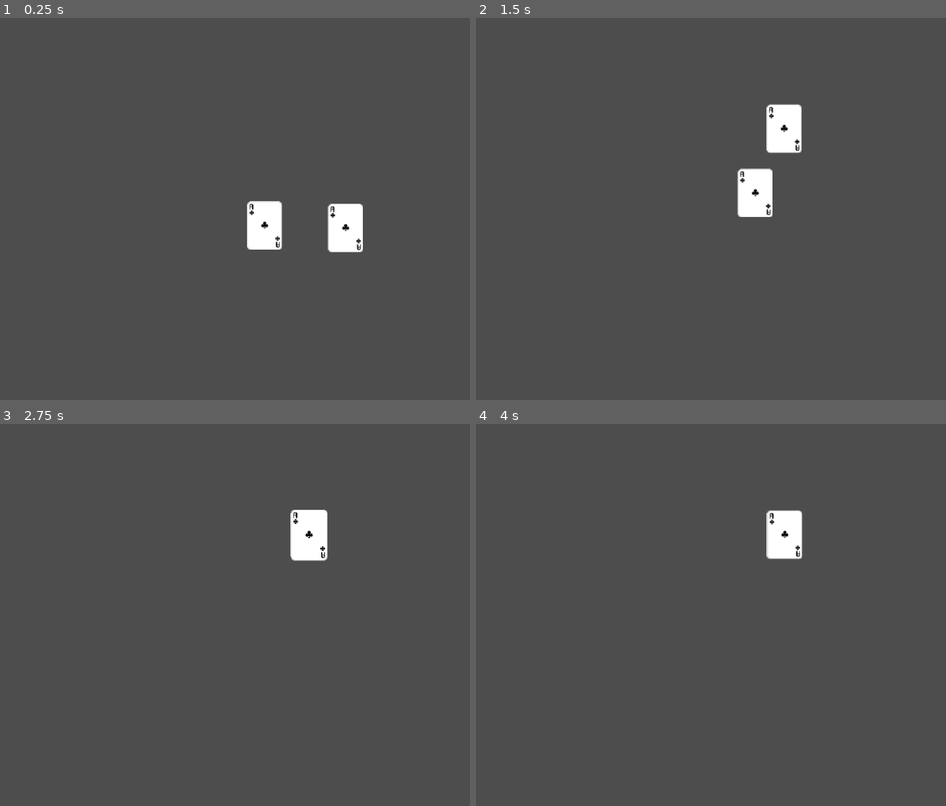
Above: before the commit, frames 1-4 (two rows, left to right).
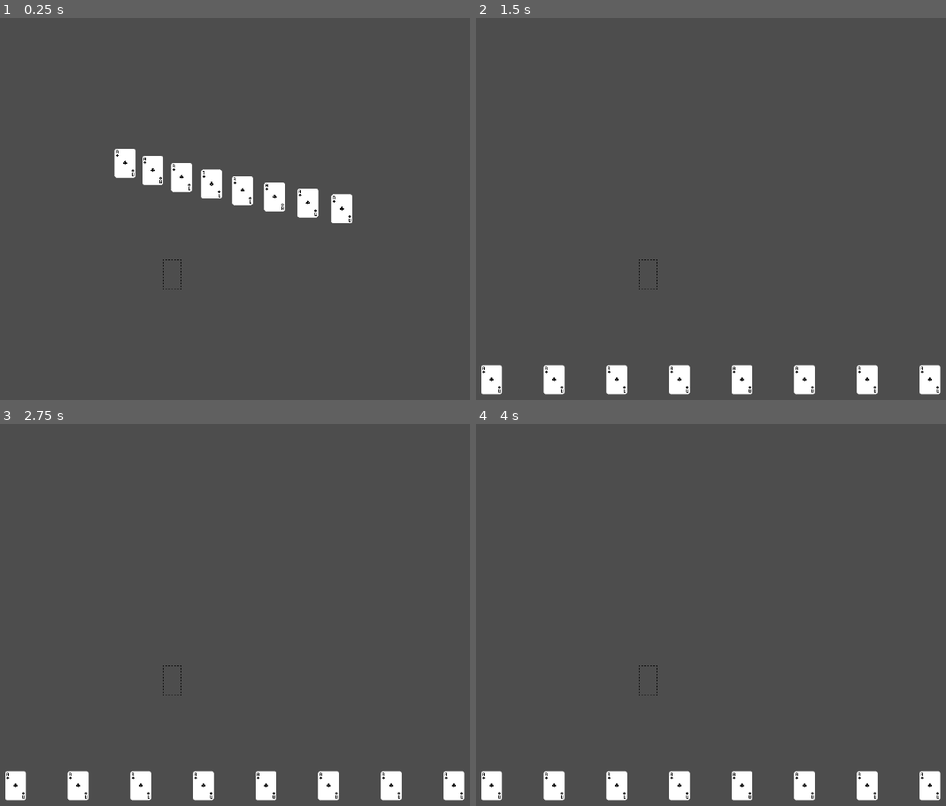
Above: after the commit, the same moments.

Repository: Otaibifmf/card-game
Game: Godot game, scene res://Main.tscn
Two runs of this game, one before a commit and one after it. Both use one fixed random seed, a clock stepped at 60 frames per second and the inputs below.
Inputs (mouse positions are in pixels of both pictures, inside the frame that each line leads up to):
- Up to frame 1 (0.25 s): no input
- Up to frame 2 (1.5 s): drag from (823, 228) to (786, 128) at 0.52 s; drag from (739, 224) to (786, 128) at 1.27 s
- Up to frame 3 (2.75 s): tap Enter at 2 s; move the mouse to (310, 534) at 2.02 s; click (310, 534) at 2.17 s
- Up to frame 4 (4 s): tap Space at 2.75 s; drag from (678, 702) to (786, 534) at 2.77 s; tap Enter at 3.5 s; move the mouse to (927, 683) at 3.52 s; click (927, 683) at 3.67 s

The runs differ from the first frame. In frame 1, 4.0% of the frame differs, in the area x 24-78%, y 34-72%; in frame 2, 4.7%, in the area x 1-99%, y 22-99%; in frame 3, 3.9%; in frame 4, 3.8%.

Commit message:
Hand is kind of working, card slot works not perfect, tween

Diff:
--- a/CardManager.gd
+++ b/CardManager.gd
@@ -6,7 +6,7 @@
 var card_being_dragged
 var drag_offset = Vector2.ZERO
 var screen_size
-var is_hovering_on_card
+var is_hovering_on_card = false
 
 func _ready() -> void:
 	screen_size = get_viewport_rect().size
@@ -16,12 +16,10 @@
 	if card_being_dragged:
 		var target_pos = get_global_mouse_position() + drag_offset
 
-
 		var card_size = Vector2.ZERO
 		if card_being_dragged.has_node("Sprite2D"):
 			var sprite = card_being_dragged.get_node("Sprite2D")
 			card_size = sprite.texture.get_size() * card_being_dragged.scale / 2.0
-
 
 		target_pos.x = clamp(target_pos.x, card_size.x, screen_size.x - card_size.x)
 		target_pos.y = clamp(target_pos.y, card_size.y, screen_size.y - card_size.y)
@@ -39,39 +37,39 @@
 			if card_being_dragged:
 				finish_drag()
 
+
 func start_drag(card):
 	card_being_dragged = card
 	drag_offset = card.global_position - get_global_mouse_position()
-
-	card.scale = Vector2(1,1)
+	card.scale = Vector2(1, 1)
 
 
 func finish_drag():
-	print("Running")
 	card_being_dragged.scale = Vector2(1.05, 1.05)
 	var card_slot_found = raycast_check_for_card_slot()
-	if card_slot_found and not card_slot_found.card_in_slot:
-		print("Card slot found")
+
+	if card_slot_found and "card_in_slot" in card_slot_found and not card_slot_found.card_in_slot:
 		card_being_dragged.position = card_slot_found.position
 		card_being_dragged.get_node("Area2D/CollisionShape2D").disabled = true
 		card_slot_found.card_in_slot = true
+
 	card_being_dragged = null
+
 
 func connect_card_signals(card):
 	card.connect("hovered", on_hovered_over_card)
 	card.connect("hovered_off", on_hovered_off_card)
 
 
-
 func on_hovered_over_card(card):
-	if !is_hovering_on_card:
+	if not is_hovering_on_card:
 		is_hovering_on_card = true
-		highlight_card(card,true)
+		highlight_card(card, true)
 
 
 func on_hovered_off_card(card):
-	if !card_being_dragged:
-		highlight_card(card,false)
+	if not card_being_dragged:
+		highlight_card(card, false)
 		var new_card_hovered = raycast_check_for_card()
 		if new_card_hovered:
 			highlight_card(new_card_hovered, true)
@@ -87,6 +85,7 @@
 		card.scale = Vector2(1, 1)
 		card.z_index = 1
 
+
 func raycast_check_for_card_slot():
 	var space_state = get_world_2d().direct_space_state
 	var parameters = PhysicsPointQueryParameters2D.new()
@@ -95,7 +94,8 @@
 	parameters.collision_mask = COLLISION_MASK_CARD_SLOT
 	var result = space_state.intersect_point(parameters)
 	if result.size() > 0:
-		return result[0].collider.get_parent()
+		var collider = result[0].collider
+		return collider.get_parent()  # this should be your CardSlot node
 	return null
 
 
--- a/Main.tscn
+++ b/Main.tscn
@@ -1,16 +1,18 @@
-[gd_scene load_steps=3 format=3 uid="uid://dbbqi3ckwt7wi"]
+[gd_scene load_steps=4 format=3 uid="uid://dbbqi3ckwt7wi"]
 
 [ext_resource type="Script" path="res://CardManager.gd" id="1_g18sq"]
-[ext_resource type="PackedScene" uid="uid://cgbclsdbmhisc" path="res://Card.tscn" id="2_mpv81"]
+[ext_resource type="Script" path="res://PlayerHand.gd" id="2_5e2s4"]
+[ext_resource type="PackedScene" uid="uid://7yxfj40p72u6" path="res://Scenes/CardSlot.tscn" id="4_qv620"]
 
 [node name="Main" type="Node2D"]
+position = Vector2(1, 0)
 
 [node name="CardManager" type="Node2D" parent="."]
-position = Vector2(679, 336)
 script = ExtResource("1_g18sq")
 
-[node name="Card" parent="CardManager" instance=ExtResource("2_mpv81")]
-position = Vector2(63, 1)
+[node name="PlayerHand" type="Node2D" parent="."]
+position = Vector2(687, 481)
+script = ExtResource("2_5e2s4")
 
-[node name="Card2" parent="CardManager" instance=ExtResource("2_mpv81")]
-position = Vector2(-69, -3)
+[node name="CardSlot" parent="." instance=ExtResource("4_qv620")]
+position = Vector2(781, 698)
--- /dev/null
+++ b/PlayerHand.gd
@@ -0,0 +1,60 @@
+extends Node2D
+
+const HAND_COUNT = 8
+const CARD_SCENE_PATH = "res://Scenes/Card.tscn"
+const CARD_WIDTH = 200
+const HAND_Y_POSITION = 978
+const HAND_CENTER_X = 941
+
+var player_hand = []
+var center_screen_x
+var card_width = 200
+
+func _ready() -> void:
+	var card_scene = preload(CARD_SCENE_PATH)
+	for i in range(HAND_COUNT):
+		var new_card = card_scene.instantiate()
+		new_card.name = "Card"
+		new_card.scale = Vector2.ONE
+
+		var card_manager = get_node("../CardManager")
+		card_manager.add_child(new_card)
+
+		#var pos_x = calculate_card_position(i)
+		#var pos_y = HAND_Y_POSITION
+		#var new_position = Vector2(pos_x, pos_y)
+
+		new_card.position = Vector2(941, -200)
+		add_card_to_hand(new_card)
+
+		print("Card #", i, "position set to:", new_card.position, " Global:", new_card.global_position)
+
+
+
+
+func add_card_to_hand(card):
+	player_hand.insert(0, card)
+	set_card_width()
+	update_hand_positions()
+
+
+func update_hand_positions():
+	for i in range(player_hand.size()):
+		var new_position = Vector2(calculate_card_position(i), HAND_Y_POSITION)
+		var card = player_hand[i]
+		print("Card position:", card.position, " global:", card.global_position)
+		animate_card_to_position(card, new_position)
+
+func calculate_card_position(index):
+	var total_width = (HAND_COUNT - 1) * card_width
+	var x_offset = HAND_CENTER_X + index * card_width - total_width / 2
+	print("Calculated X for card ", index, ":", x_offset)
+	return x_offset
+
+func animate_card_to_position(card, new_position):
+	var  tween = get_tree().create_tween()
+	tween.tween_property(card, "position", new_position, 0.5)
+
+
+func set_card_width():
+	card_width = max(250 - (HAND_COUNT * 10),100)
--- a/CardSlot.tscn
+++ b/Scenes/CardSlot.tscn
@@ -1,19 +1,20 @@
-[gd_scene load_steps=3 format=3 uid="uid://7yxfj40p72u6"]
+[gd_scene load_steps=4 format=3 uid="uid://7yxfj40p72u6"]
 
-[ext_resource type="Texture2D" uid="uid://c47ylhfflhh4s" path="res://CardSlot.png" id="1_7v6o5"]
+[ext_resource type="Texture2D" uid="uid://bnj404iqx8cgw" path="res://CardSlotF.png" id="2_s8bg1"]
+[ext_resource type="Script" path="res://CardSlot.gd" id="2_vq0v3"]
 
 [sub_resource type="RectangleShape2D" id="RectangleShape2D_ulfnr"]
-size = Vector2(180, 267)
+size = Vector2(50, 82)
 
 [node name="CardSlot" type="Node2D"]
+script = ExtResource("2_vq0v3")
 
 [node name="CardSlotImage" type="Sprite2D" parent="."]
-texture = ExtResource("1_7v6o5")
+texture = ExtResource("2_s8bg1")
 
 [node name="Area2D" type="Area2D" parent="."]
 collision_layer = 2
-collision_mask = 4
+collision_mask = 2
 
 [node name="CollisionShape2D" type="CollisionShape2D" parent="Area2D"]
-position = Vector2(-1, 0.5)
 shape = SubResource("RectangleShape2D_ulfnr")
--- a/project.godot
+++ b/project.godot
@@ -17,4 +17,6 @@
 
 [display]
 
+window/size/viewport_width=1920
+window/size/viewport_height=1080
 window/vsync/vsync_mode=0
Binary file added: CardSlotF.png
Not shown, added: CardSlotF.png.import
Renamed: Card.tscn -> Scenes/Card.tscn
